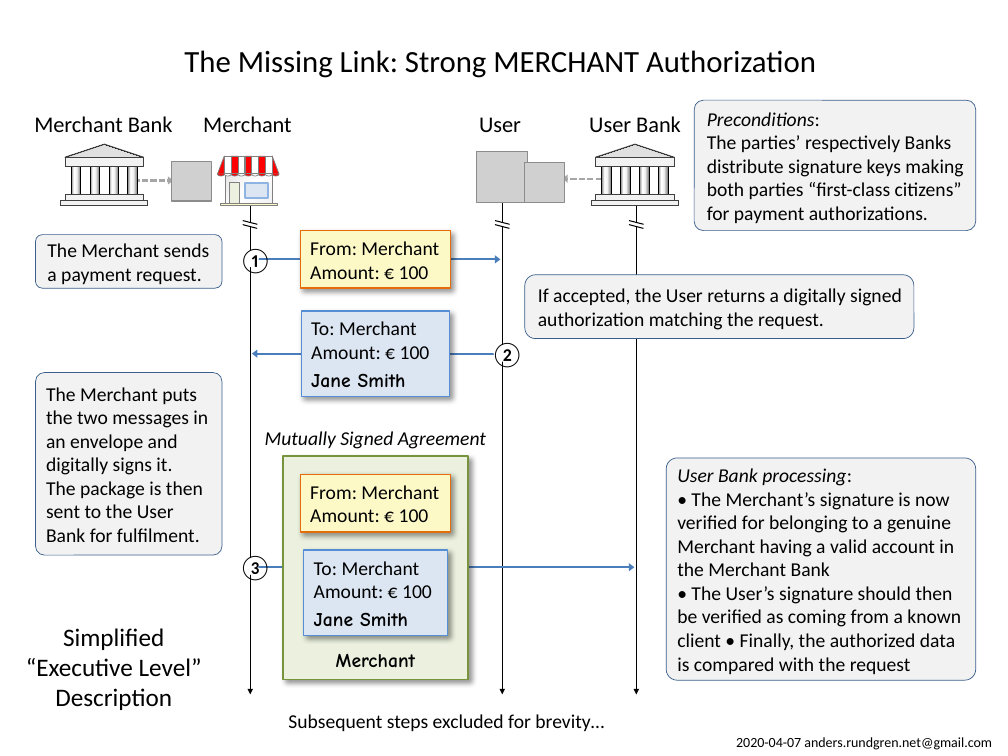
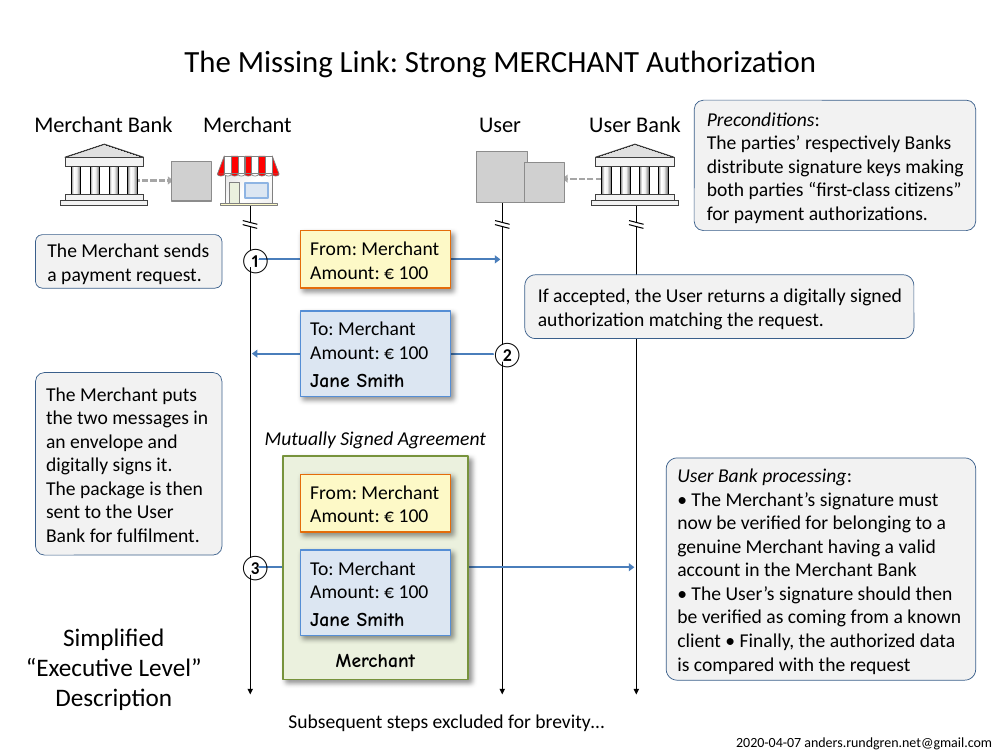
Before and after one commit to cyberphone/doc, a slide deck: slide 1 of payments/y2020-strong-merchant-authorization.pptx. Drawn at 1008x756 pixels with LibreOffice and Linux fonts; fonts in the diff are those of the drawing; grey boxes stand for pictures. Boxes give left, top, right and bottom in pixels: in the first picture for what was removed or moved away, otherwise in the second. Text is boxed around its words. In the diff, an @@ line names an element or a change of style, - is before the commit and + after.

```diff
--- a/payments/y2020-strong-merchant-authorization.pptx
+++ b/payments/y2020-strong-merchant-authorization.pptx
@@ text in rounded rectangle at <box>677,492,961,674</box>: text changed @@
-• The Merchant’s signature is now verified for belonging to a genuine Merchant having a valid account in the Merchant Bank
-• The User’s signature should then be verified as coming from a known client • Finally, the authorized data is compared with the request
+• The Merchant’s signature must now be verified for belonging to a genuine Merchant having a valid account in the Merchant Bank
+• The User’s signature should then be verified as coming from a known client • Finally, the authorized data is compared with the request
@@ rectangle "To: Merchant Amount: € 100": place and size @@
-rectangle "To: Merchant Amount: € 100" at <box>303,550,447,636</box>
+rectangle "To: Merchant Amount: € 100" at <box>300,550,451,636</box>
```
Also in this commit, not shown: 1 other file.
